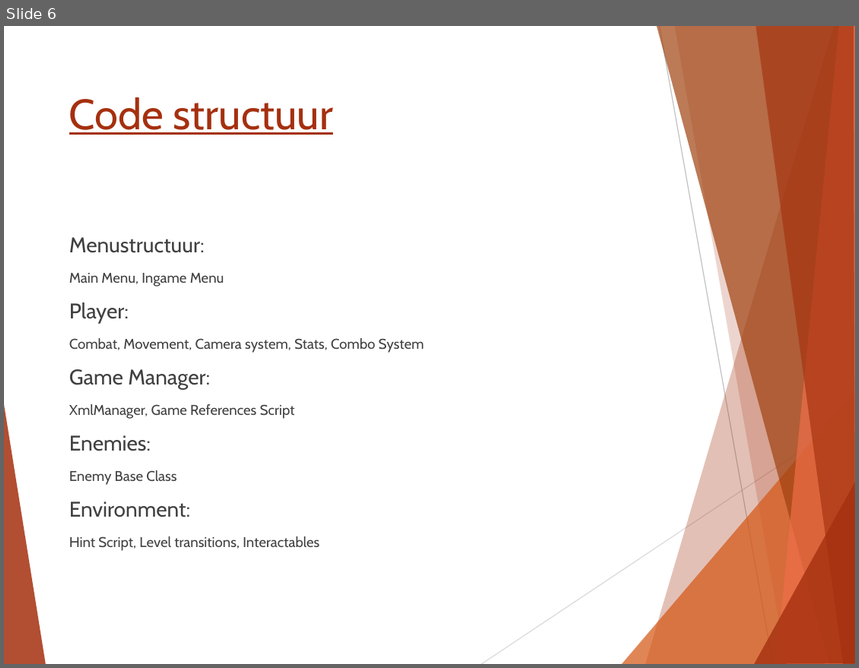
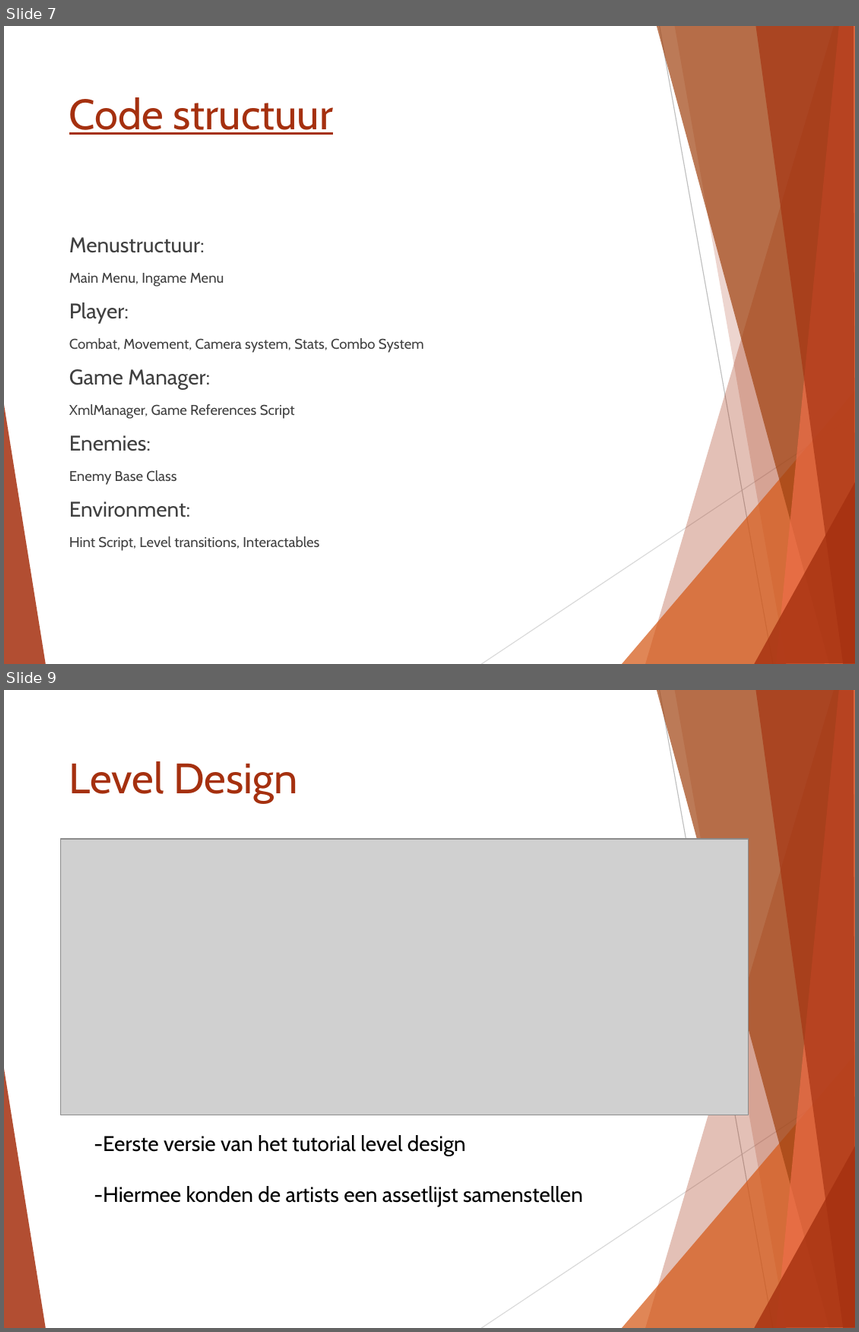
Before and after one commit to Mesmir/GameLabs_Proj1, a slide deck: Project/Presentatie_En_UI/StartPresentatieXeroderma.pptx. Shown one above the other, each under a label of ours: slide 6 before the commit, slides 7 and 9 after it; the slides between them are not shown. The pictures are 859x668 and 859x1332 pixels, drawn with LibreOffice and Linux fonts; fonts in the diff are those of the drawing; grey boxes stand for pictures. Boxes give left, top, right and bottom in pixels: in the first picture for what was removed or moved away, otherwise in the second. Text is boxed around its words. In the diff, an @@ line names an element or a change of style, - is before the commit and + after.

```diff
--- a/Project/Presentatie_En_UI/StartPresentatieXeroderma.pptx
+++ b/Project/Presentatie_En_UI/StartPresentatieXeroderma.pptx
@@ slide 9 added at box(4, 690, 855, 1328), background #FFFFFF; not listed: 10 template elements that a slide beside it also shows @@
@@ title added at box(69, 761, 297, 802), 36 pt, text #A5300F @@
+Level Design
@@ picture added at box(61, 839, 749, 1116) @@
@@ text added at box(94, 1135, 583, 1207), 18 pt, text #000000 @@
+-Eerste versie van het tutorial level design
+-Hiermee konden de artists een assetlijst samenstellen
@@ what was slide 6 is now slide 7 @@
```
Also in this commit, not shown: 6 other slides added, 1 slide removed.
